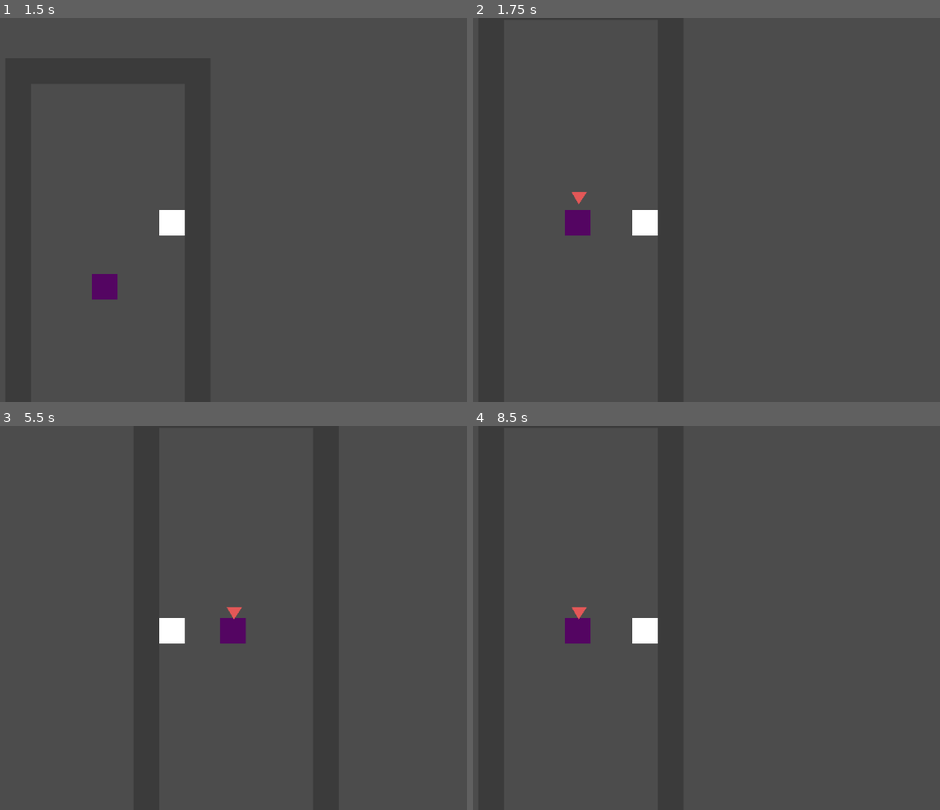
Above: before the commit, frames 1-4 (two rows, left to right).
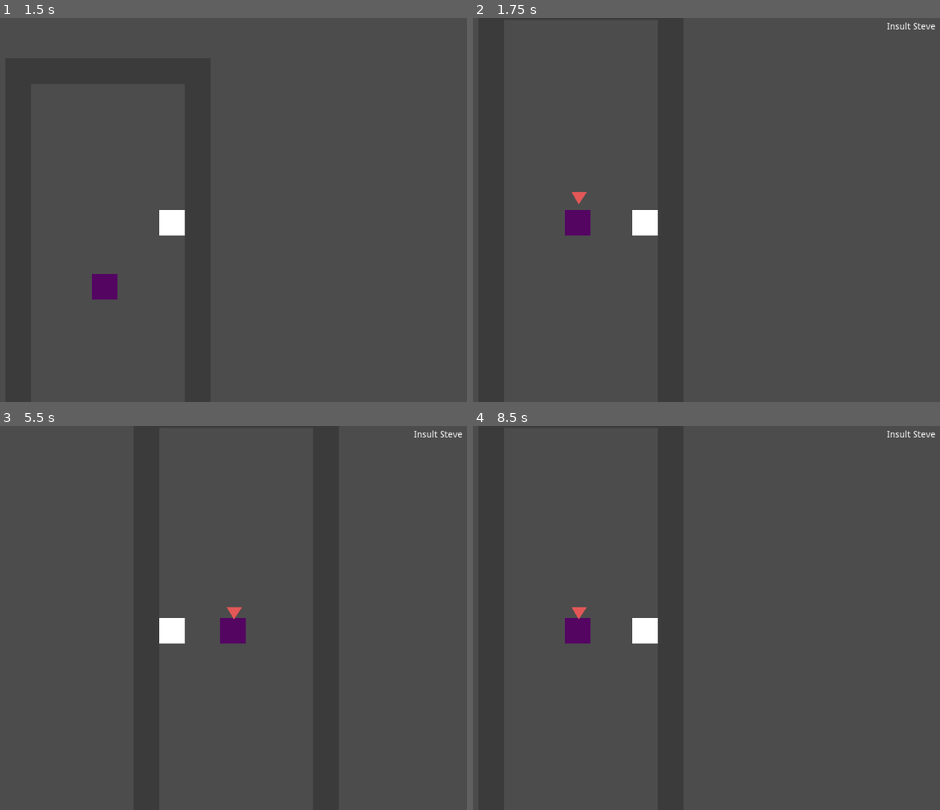
Above: after the commit, the same moments.

Repository: johnfn/ld49
Game: Godot game, scene res://Main.tscn
Two runs of this game, one before a commit and one after it. Both use one fixed random seed, a clock stepped at 60 frames per second and the inputs below.
Inputs:
- Up to frame 1 (1.5 s): tap Enter at 0.5 s; hold Right (ui_right) 0.53-1.28 s; tap Space at 1.25 s; hold Down (ui_down) from 1.28 s (still down)
- Up to frame 2 (1.75 s): keep holding Down (ui_down)
- Up to frame 3 (5.5 s): release Down (ui_down) at 2.03 s; hold Right (ui_right) 2.03-2.78 s; tap Enter at 2.75 s; hold Up (ui_up) 2.78-3.53 s; hold Left (ui_left) 3.53-5.03 s; tap Space at 5 s; hold Down (ui_down) from 5.03 s (still down)
- Up to frame 4 (8.5 s): release Down (ui_down) at 5.78 s; hold Right (ui_right) 5.78-6.53 s; hold Up (ui_up) 6.53-7.28 s; hold Right (ui_right) 7.28-8.03 s; tap Enter at 8 s; hold Down (ui_down) from 8.03 s (still down)

Frame 1 is identical in both runs. In frame 2, less than 0.1% of the frame differs, in the area x 88-99%, y 1-3%; in frame 3, less than 0.1%; in frame 4, less than 0.1%.

Commit message:
Add some interaction stuff

Diff:
--- /dev/null
+++ b/G.tscn
@@ -0,0 +1,6 @@
+[gd_scene load_steps=2 format=2]
+
+[ext_resource path="res://Globals.gd" type="Script" id=1]
+
+[node name="G" type="Node2D"]
+script = ExtResource( 1 )
--- /dev/null
+++ b/Globals.gd
@@ -0,0 +1,5 @@
+extends Node2D
+
+onready var player = $"/root/Player"
+onready var hud = $"/root/Hud"
+var interactables: Array = []
--- /dev/null
+++ b/Hud.gd
@@ -0,0 +1,15 @@
+extends CanvasLayer
+
+onready var interact_label = $InteractLabel
+
+func _ready():
+  pass # Replace with function body.
+
+func _process(delta):
+  if G.interactables.size() > 0:
+    var first = G.interactables[0]
+    var name = first.interaction_name
+
+    interact_label.text = "Insult " + name
+  else:
+    interact_label.text = ""
--- /dev/null
+++ b/Hud.tscn
@@ -0,0 +1,16 @@
+[gd_scene load_steps=2 format=2]
+
+[ext_resource path="res://Hud.gd" type="Script" id=1]
+
+[node name="Hud" type="CanvasLayer"]
+script = ExtResource( 1 )
+
+[node name="InteractLabel" type="Label" parent="."]
+margin_left = 909.453
+margin_top = 6.82089
+margin_right = 1004.45
+margin_bottom = 20.8209
+text = "Press X to KILL"
+__meta__ = {
+"_edit_use_anchors_": false
+}
--- a/InteractionMarker.gd
+++ b/InteractionMarker.gd
@@ -3,6 +3,7 @@
 onready var player: KinematicBody2D = $"/root/Main/Player"
 onready var marker = $InteractionMarker
 onready var animation = $AnimationPlayer
+onready var interactor = $"../"
 
 var is_player_inside = false
 
@@ -18,7 +19,9 @@
 func _on_Area2D_body_entered(body):
   if body == player:
     is_player_inside = true
+    G.interactables.push_back(interactor)
 
 func _on_Area2D_body_exited(body):
   if body == player:
     is_player_inside = false
+    G.interactables.erase(interactor)
--- a/Main.tscn
+++ b/Main.tscn
@@ -1,9 +1,10 @@
-[gd_scene load_steps=5 format=2]
+[gd_scene load_steps=6 format=2]
 
 [ext_resource path="res://Player.tscn" type="PackedScene" id=1]
 [ext_resource path="res://Hallway.tscn" type="PackedScene" id=2]
 [ext_resource path="res://Camera.gd" type="Script" id=3]
 [ext_resource path="res://Npc.tscn" type="PackedScene" id=4]
+[ext_resource path="res://Hud.tscn" type="PackedScene" id=5]
 
 [node name="Main" type="Node2D"]
 
@@ -18,3 +19,5 @@
 
 [node name="Npc" parent="." instance=ExtResource( 4 )]
 position = Vector2( 134.946, 336.519 )
+
+[node name="Hud" parent="." instance=ExtResource( 5 )]
--- a/Npc.gd
+++ b/Npc.gd
@@ -1,4 +1,6 @@
 extends StaticBody2D
 
+var interaction_name = "Steve"
+
 func _ready():
-  pass #
+  pass
--- a/Player.gd
+++ b/Player.gd
@@ -5,7 +5,6 @@
 func _ready():
   pass
 
-# Called every frame. 'delta' is the elapsed time since the previous frame.
 func _process(delta):
   var dx = 0
   var dy = 0
--- a/project.godot
+++ b/project.godot
@@ -13,6 +13,10 @@
 config/name="LD49"
 run/main_scene="res://Main.tscn"
 config/icon="res://icon.png"
+
+[autoload]
+
+G="*res://G.tscn"
 
 [input]
 
Not shown: 3 places in InteractionMarker.tscn that only renumber resources
